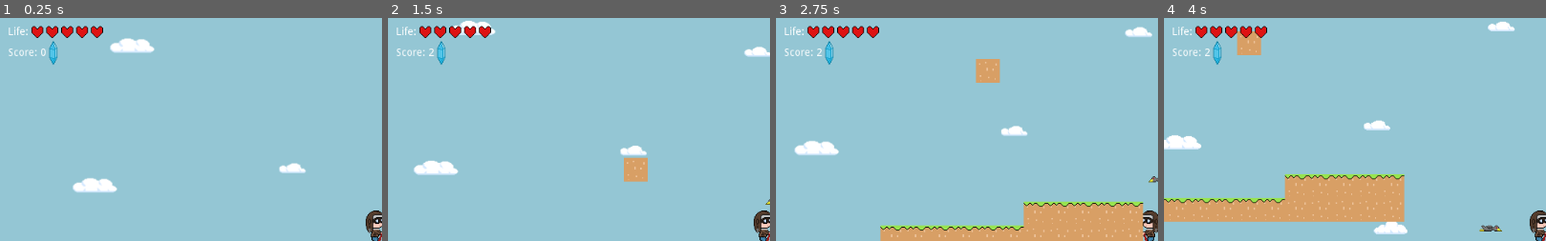
Above: before the commit, frames 1-4 (left to right).
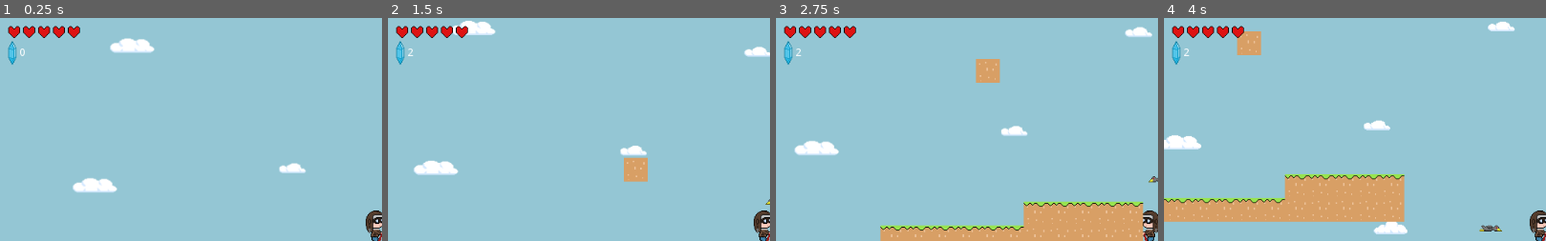
Above: after the commit, the same moments.

Repository: Tiggles/Github-Gameoff-2019
Game: Godot game, scene res://Main.tscn
Same seed, same stepped clock (60 frames per second), same inputs: the game is played once before the commit and once after it.
Inputs:
- Up to frame 1 (0.25 s): no input
- Up to frame 2 (1.5 s): hold Right (ui_right) from 0.53 s (still down)
- Up to frame 3 (2.75 s): release Right (ui_right) at 2.03 s; hold Left (ui_left) from 2.03 s (still down)
- Up to frame 4 (4 s): release Left (ui_left) at 2.78 s; hold Right (ui_right) from 2.78 s (still down)
The pictures show only the part of the screen within x 1-51%, y 1-51%; the shares and areas given below are measured in that part.

The runs differ from the first frame. In frame 1, 1.4% of the frame differs, in the area x 2-27%, y 3-21%; in frame 2, 1.4%; in frame 3, 1.4%; in frame 4, 1.4%.

Commit message:
removed text stuff

Diff:
--- a/GGGG/HUD.gd
+++ b/GGGG/HUD.gd
@@ -13,7 +13,7 @@
 
 # Called when the node enters the scene tree for the first time.
 func _ready():
-	heart_shaped_box = $VBoxContainer/LifeContainer/HeartContainer
+	heart_shaped_box = $VBoxContainer/HeartContainer
 	scoreCounter = $VBoxContainer/ScoreContainer/ScoreCount
 
 func update_score(score: int):
@@ -25,6 +25,6 @@
 		heart_shaped_box.remove_child(heart)
 		heart.queue_free()
 
-	for i in range(lifecount):
+	for _i in range(lifecount):
 		var heart = Heart.instance()
 		heart_shaped_box.add_child(heart)
--- a/GGGG/HUD.tscn
+++ b/GGGG/HUD.tscn
@@ -19,44 +19,25 @@
 margin_left = 20.0
 margin_top = 20.0
 margin_right = 1004.0
-margin_bottom = 70.0
+margin_bottom = 56.0
 
-[node name="LifeContainer" type="HBoxContainer" parent="VBoxContainer"]
-editor/display_folded = true
+[node name="HeartContainer" type="HBoxContainer" parent="VBoxContainer"]
 margin_right = 984.0
-margin_bottom = 14.0
-
-[node name="LifeText" type="Label" parent="VBoxContainer/LifeContainer"]
-margin_right = 27.0
-margin_bottom = 14.0
-text = "Life:"
-
-[node name="HeartContainer" type="HBoxContainer" parent="VBoxContainer/LifeContainer"]
-margin_left = 31.0
-margin_right = 31.0
-margin_bottom = 14.0
 
 [node name="ScoreContainer" type="HBoxContainer" parent="VBoxContainer"]
-margin_top = 18.0
+margin_top = 4.0
 margin_right = 984.0
-margin_bottom = 50.0
-
-[node name="ScoreText" type="Label" parent="VBoxContainer/ScoreContainer"]
-margin_top = 9.0
-margin_right = 39.0
-margin_bottom = 23.0
-text = "Score:"
-
-[node name="ScoreCount" type="Label" parent="VBoxContainer/ScoreContainer"]
-margin_left = 43.0
-margin_top = 9.0
-margin_right = 51.0
-margin_bottom = 23.0
-text = "0"
+margin_bottom = 36.0
 
 [node name="GemIcon" parent="VBoxContainer/ScoreContainer" instance=ExtResource( 2 )]
 anchor_right = 0.0
 anchor_bottom = 0.0
-margin_left = 55.0
-margin_right = 66.0
+margin_right = 11.0
 margin_bottom = 32.0
+
+[node name="ScoreCount" type="Label" parent="VBoxContainer/ScoreContainer"]
+margin_left = 15.0
+margin_top = 9.0
+margin_right = 23.0
+margin_bottom = 23.0
+text = "0"
